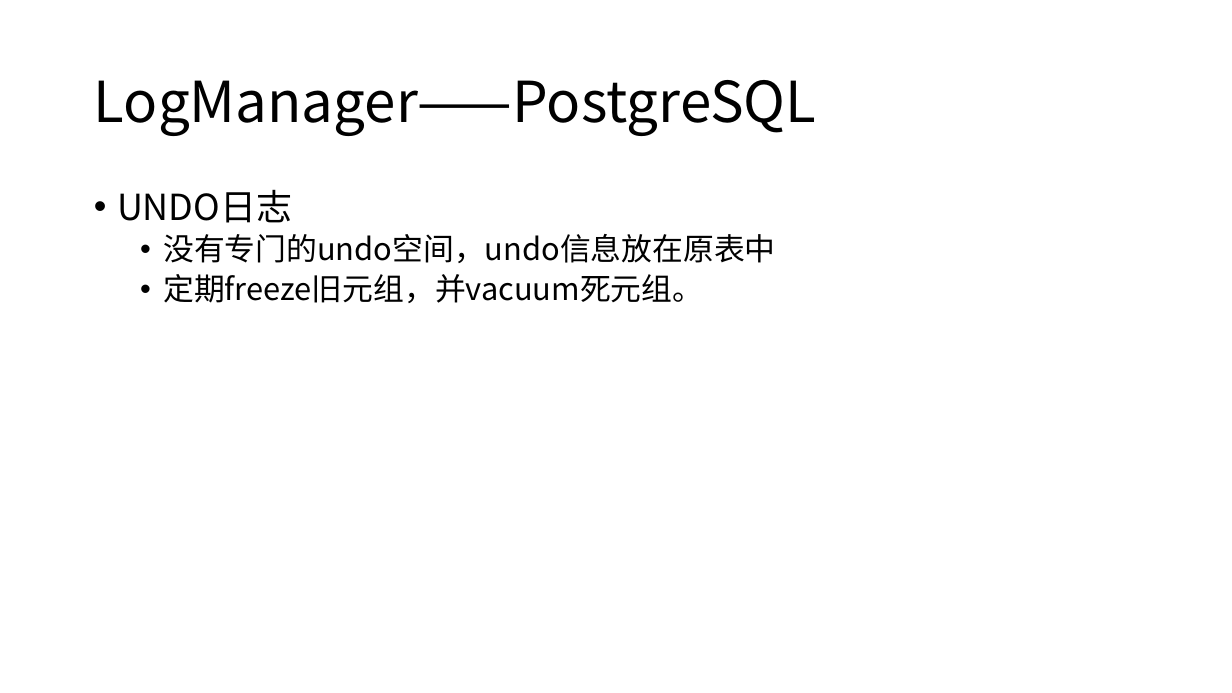
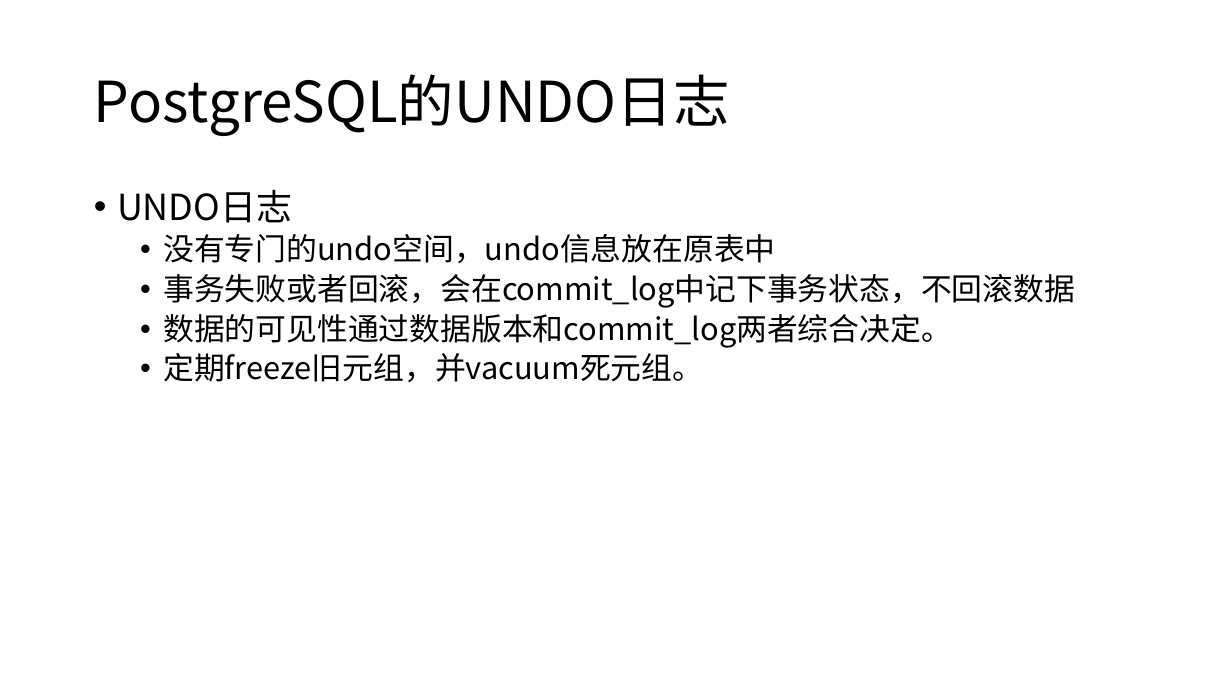
Before and after one commit to yummyliu/papers, a slide deck: slide 34 of 工作分享.pptx (slide 27 before the commit). Drawn at 1232x693 pixels with LibreOffice and Linux fonts; fonts in the diff are those of the drawing. Boxes give left, top, right and bottom in pixels: in the first picture for what was removed or moved away, otherwise in the second. Text is boxed around its words. In the diff, an @@ line names an element or a change of style, - is before the commit and + after.

```diff
--- a/工作分享.pptx
+++ b/工作分享.pptx
@@ title at [94,74,730,136]: text changed @@
-LogManager——PostgreSQL
+PostgreSQL的UNDO日志
@@ text at [163,274,1075,348]: paragraphs added @@
+  • 事务失败或者回滚，会在commit_log中记下事务状态，不回滚数据
+  • 数据的可见性通过数据版本和commit_log两者综合决定。
```
Also in this commit, not shown: 23 other slides changed, 11 slides added, 3 slides removed.
